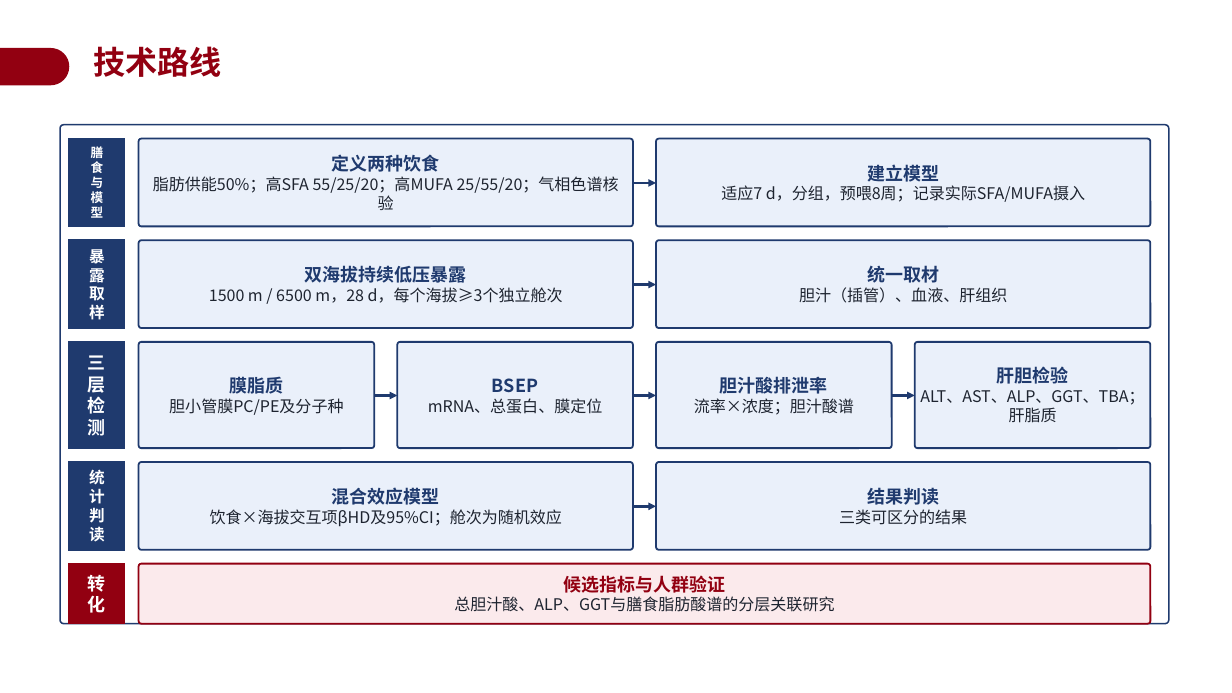
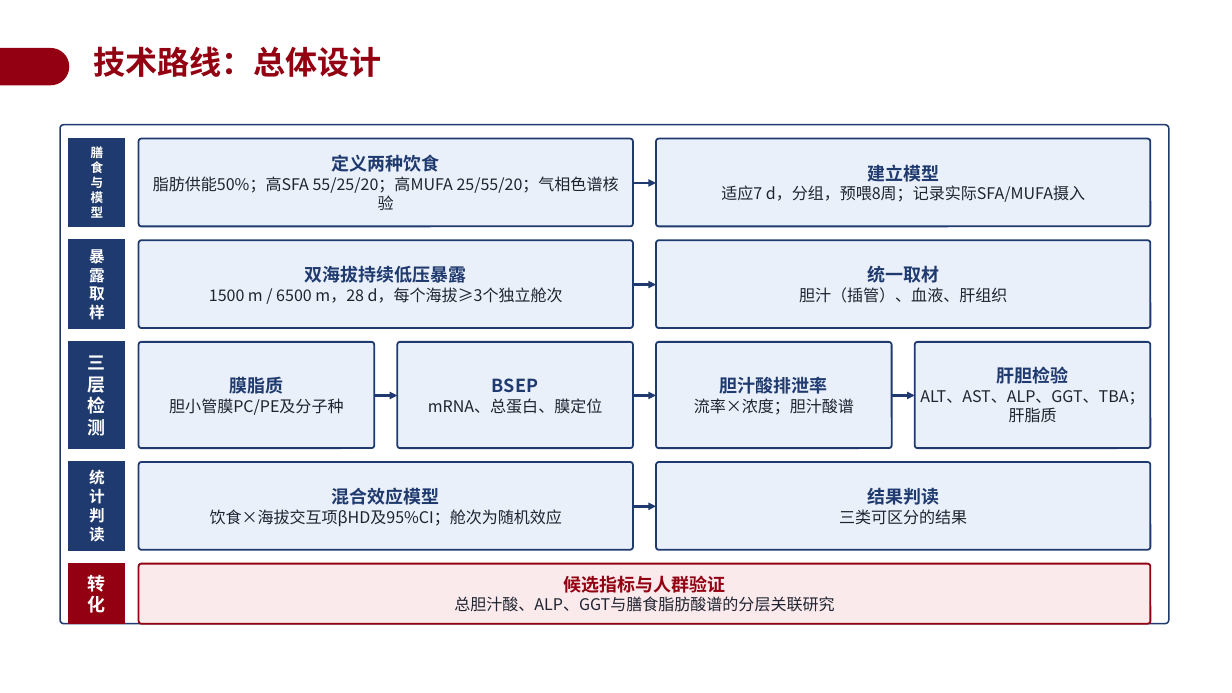
Before and after one commit to a854589274-afk/1, a slide deck: slide 17 of 开题答辩PPT_BSEP高原低压低氧.pptx (slide 20 before the commit). Drawn at 1232x693 pixels with LibreOffice and Linux fonts; fonts in the diff are those of the drawing; background and template pictures are left out. Boxes give left, top, right and bottom in pixels: in the first picture for what was removed or moved away, otherwise in the second. Text is boxed around its words. In the diff, an @@ line names an element or a change of style, - is before the commit and + after.

```diff
--- a/开题答辩PPT_BSEP高原低压低氧.pptx
+++ b/开题答辩PPT_BSEP高原低压低氧.pptx
@@ text at (x1=94, y1=46, x2=382, y2=77): text changed @@
-技术路线
+技术路线：总体设计
```
Also in this commit, not shown: 8 other slides changed, 4 slides added, 2 slides removed.
